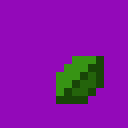
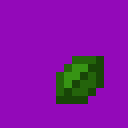
The second 128px x 128px image is a revision of the first. Changes to its layers:
painted on "plant" over left=56, top=56, right=96, bottom=96
painted on "object.png" over left=56, top=56, right=96, bottom=96
